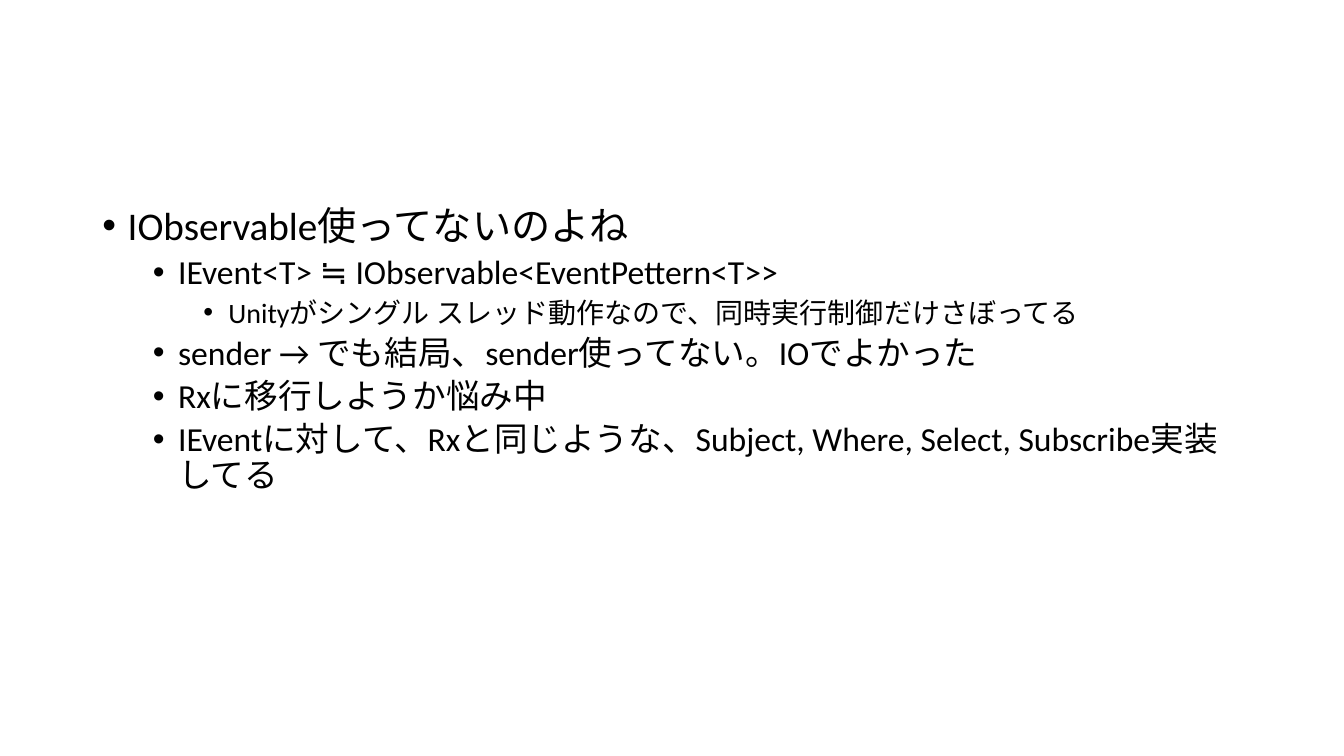
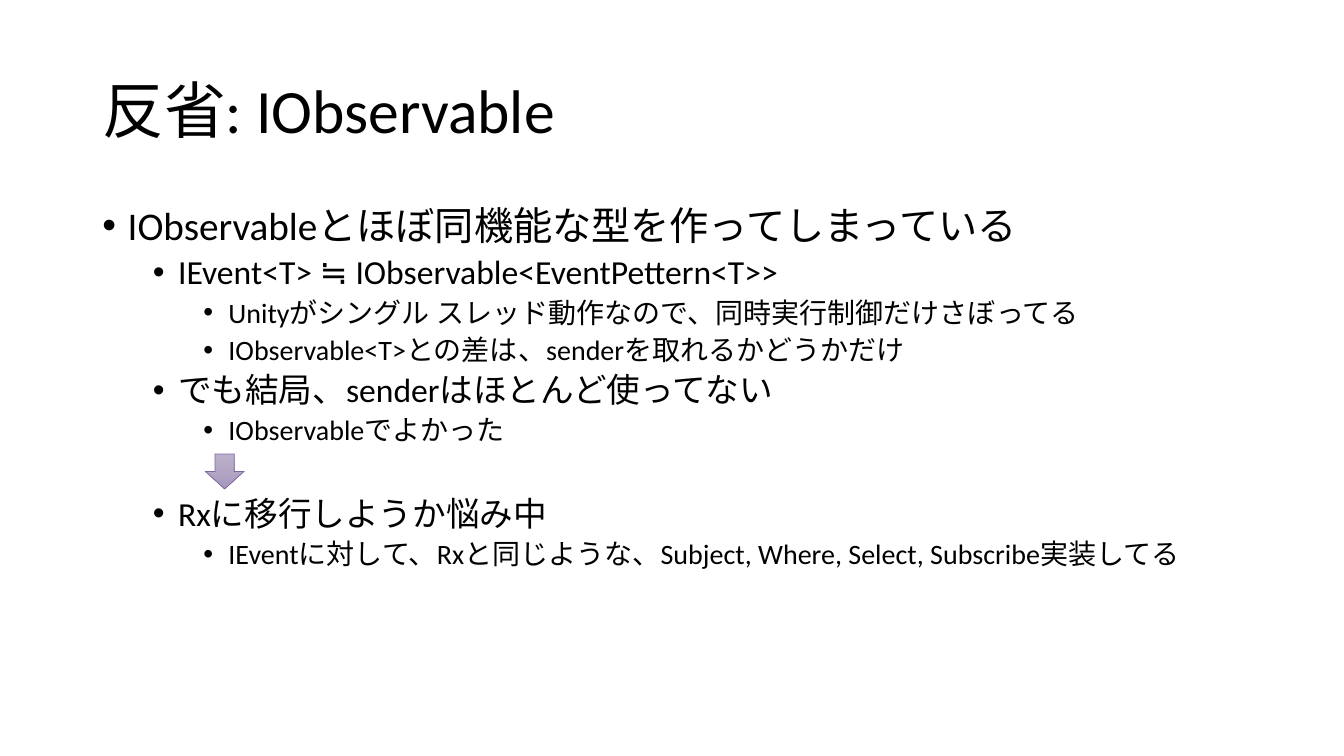
Before and after one commit to ppcuni/UnityCsharp20150321, a slide deck: slide 64 of doc/自社フレームワーク.pptx (slide 60 before the commit). Drawn at 1344x756 pixels with LibreOffice and Linux fonts; fonts in the diff are those of the drawing. Boxes give left, top, right and bottom in pixels: in the first picture for what was removed or moved away, otherwise in the second. Text is boxed around its words. In the diff, an @@ line names an element or a change of style, - is before the commit and + after.

```diff
--- a/doc/自社フレームワーク.pptx
+++ b/doc/自社フレームワーク.pptx
@@ title added at bbox=[102, 81, 555, 138], 44 pt, text #000000 @@
+反省: IObservable
@@ text at bbox=[128, 207, 1017, 244]: text changed @@
-• IObservable使ってないのよね
+• IObservableとほぼ同機能な型を作ってしまっている
@@ text at bbox=[178, 337, 904, 442]: text changed; size 24 to 20 pt @@
-  • sender → でも結局、sender使ってない。IOでよかった
+    • IObservable<T>との差は、senderを取れるかどうかだけ
+  • でも結局、senderはほとんど使ってない
+    • IObservableでよかった
@@ down arrow added at bbox=[206, 454, 244, 489], fill gradient #BDB2CD to #B2A5C4 to #A796BE, outline #8064A2 0.5 pt @@
@@ text at bbox=[228, 541, 1180, 569]: size 24 to 20 pt in "IEventに対して、Rxと同じような、Subject, Where, Select, Subscribe実装してる"; list level 2 to 3 in "IEventに対して、Rxと同じような、Subject, Where, Select, Subscribe実装してる" @@
```
Also in this commit, not shown: 1 other slide changed, 10 slides added, 5 slides removed.
